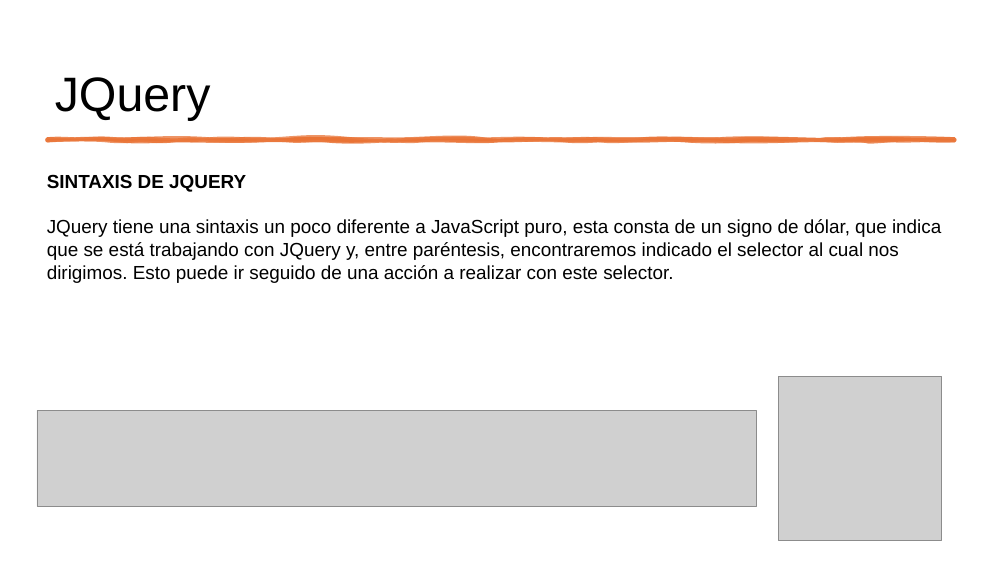
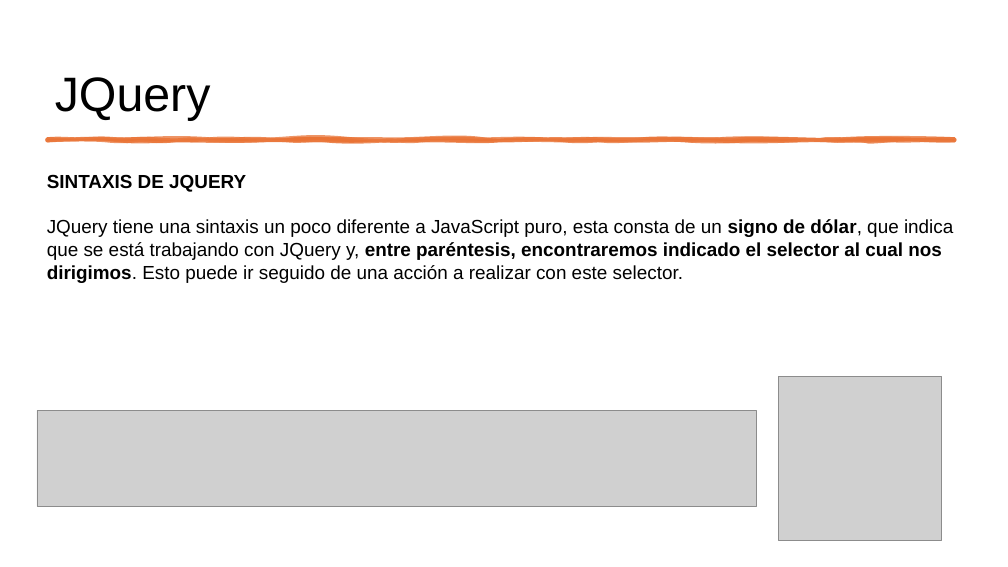
Before and after one commit to leikcaro/FS-Python---BOTIC-SOFOF-24-28-13-0075, a slide deck: slide 4 of M2/jQuery/jQuery.pptx. Drawn at 1008x567 pixels with LibreOffice and Linux fonts; fonts in the diff are those of the drawing; grey boxes stand for pictures. Boxes give left, top, right and bottom in pixels: in the first picture for what was removed or moved away, otherwise in the second. Text is boxed around its words. In the diff, an @@ line names an element or a change of style, - is before the commit and + after.

```diff
--- a/M2/jQuery/jQuery.pptx
+++ b/M2/jQuery/jQuery.pptx
@@ text at [47,219,953,283]: bold on in "signo de dólar, entre paréntesis, encontraremos indicado ..." @@
```
Also in this commit, not shown: 1 other slide changed, 1 other file.
